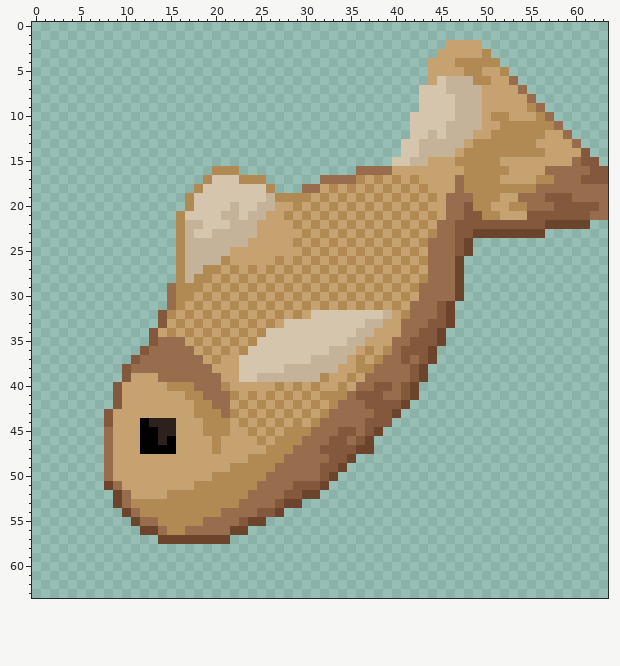
Pixel-art sprite -- textures/items/fish_raw.png. This is how it looked before the edit.
The file is 64x64 pixels.
Now the later version:
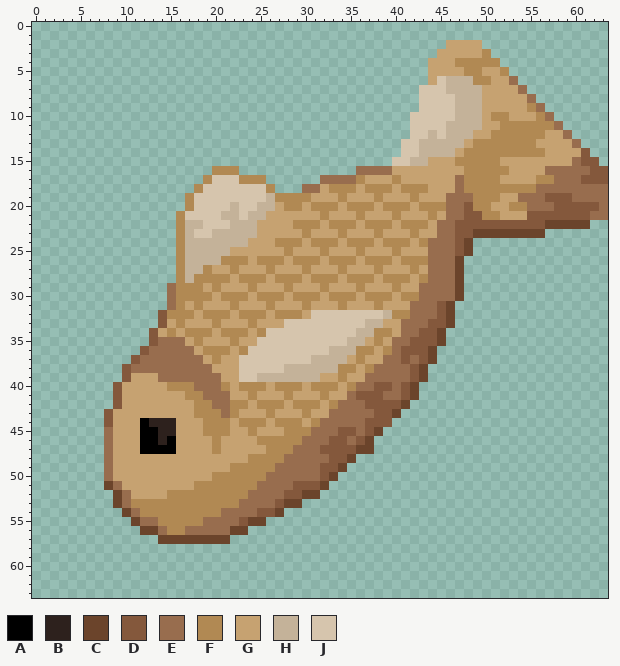
Palette (. is transparent): A #000000  B #2d211d  C #6b442b  D #84583c  E #986d4e  F #b18953  G #c6a271  H #c4b299  J #d6c5ad
Diff:
y 17: x 38 F -> G; x 42 F -> G
y 18: x 34 G -> F; x 38 G -> F; x 42 G -> F
y 19: x 32 F -> G; x 36 F -> G; x 40 F -> G; x 44 F -> G
y 20: x 28 G -> F; x 32 G -> F; x 36 G -> F; x 40 G -> F; x 44..45 GG -> FF
y 21: x 28 F -> G; x 30 F -> G; x 34 F -> G; x 38 F -> G; x 42 F -> G
y 22: x 30 G -> F; x 34 G -> F; x 38 G -> F; x 42 G -> F
y 23: x 32 F -> G; x 36 F -> G; x 40 F -> G; x 44 F -> G
y 24: x 27..28 GG -> FF; x 32 G -> F; x 36 G -> F; x 40 G -> F
y 25: x 28 G -> F; x 30 F -> G; x 34 F -> G; x 38 F -> G; x 42 F -> G
y 26: x 22..23 GG -> FF; x 25..26 GG -> FF; x 30 G -> F; x 34 G -> F; x 38 G -> F; x 42 G -> F
y 27: x 20 F -> G; x 24 F -> G; x 28 F -> G; x 32 F -> G; x 36 F -> G; x 40 F -> G
y 28: x 20 G -> F; x 24 G -> F; x 28 G -> F; x 32 G -> F; x 36 G -> F; x 40 G -> F
y 29: x 22 F -> G; x 26 F -> G; x 30 F -> G; x 34 F -> G; x 38 F -> G; x 42 F -> G
y 30: x 18 G -> F; x 22 G -> F; x 26 G -> F; x 30 G -> F; x 34 G -> F; x 38 G -> F; x 42 G -> F
y 31: x 20 F -> G; x 24 F -> G; x 28 F -> G; x 32 F -> G; x 36 F -> G; x 40 F -> G
y 32: x 16 G -> F; x 20 G -> F; x 24 G -> F; x 28 G -> F; x 40 G -> F
y 33: x 18 F -> G; x 22 F -> G; x 26 F -> G
y 34: x 18 G -> F; x 22 G -> F; x 38..39 GG -> FF
y 35: x 20 F -> G; x 24 F -> G; x 38 G -> F
y 36: x 20 G -> F; x 36 G -> F
y 37: x 38 F -> G
y 38: x 34..36 GGF -> FFG
y 39: x 32 F -> G; x 34..35 GF -> FG
y 40: x 23..25 GGG -> FFF; x 28 G -> F; x 32..35 GGFG -> FFGF
y 41: x 22 F -> G; x 26 F -> G; x 30 F -> G; x 33..34 FF -> GG
y 42: x 22 G -> F; x 26 G -> F; x 30 G -> F
y 43: x 24 F -> G; x 28 F -> G; x 32 F -> G
y 44: x 24 G -> F; x 28 G -> F
y 45: x 26 F -> G
y 46: x 26 G -> F
